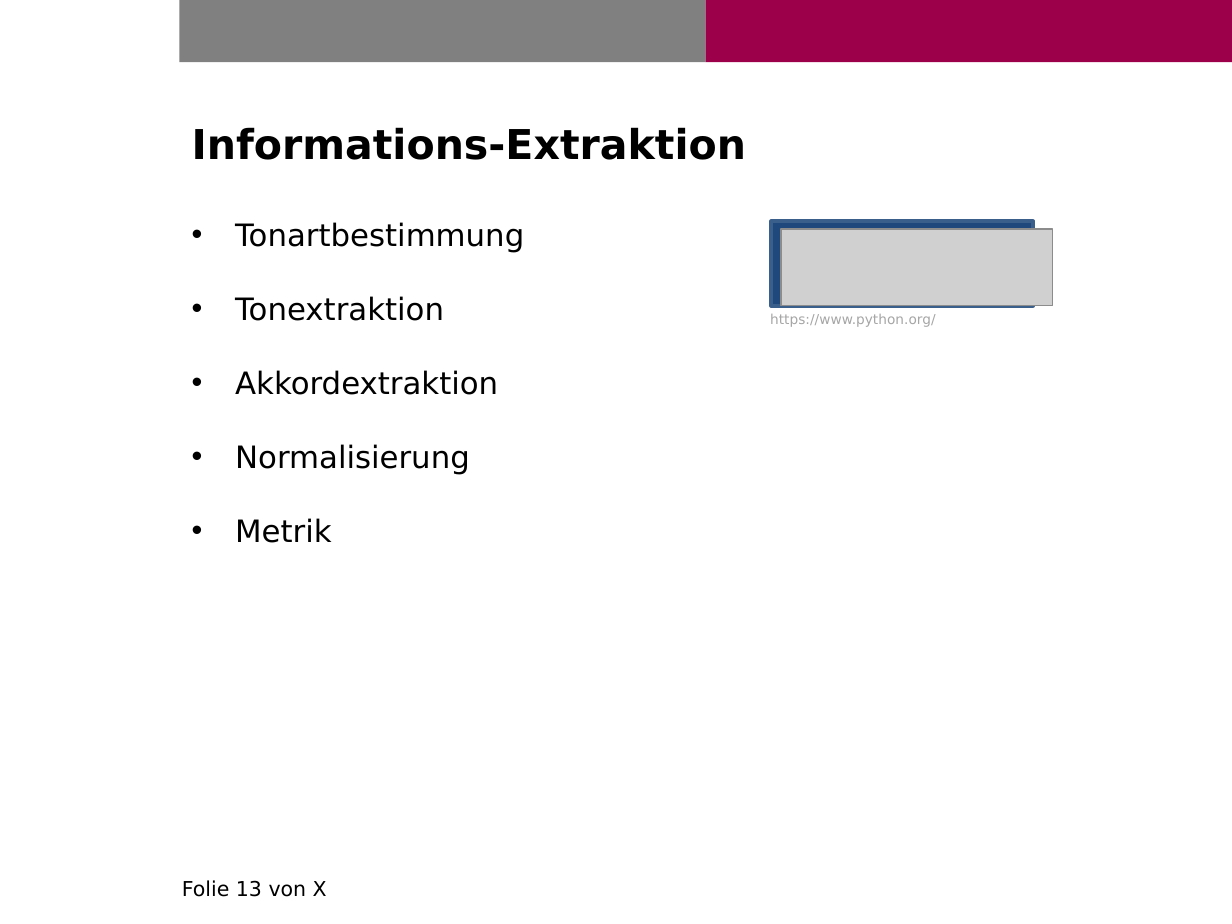
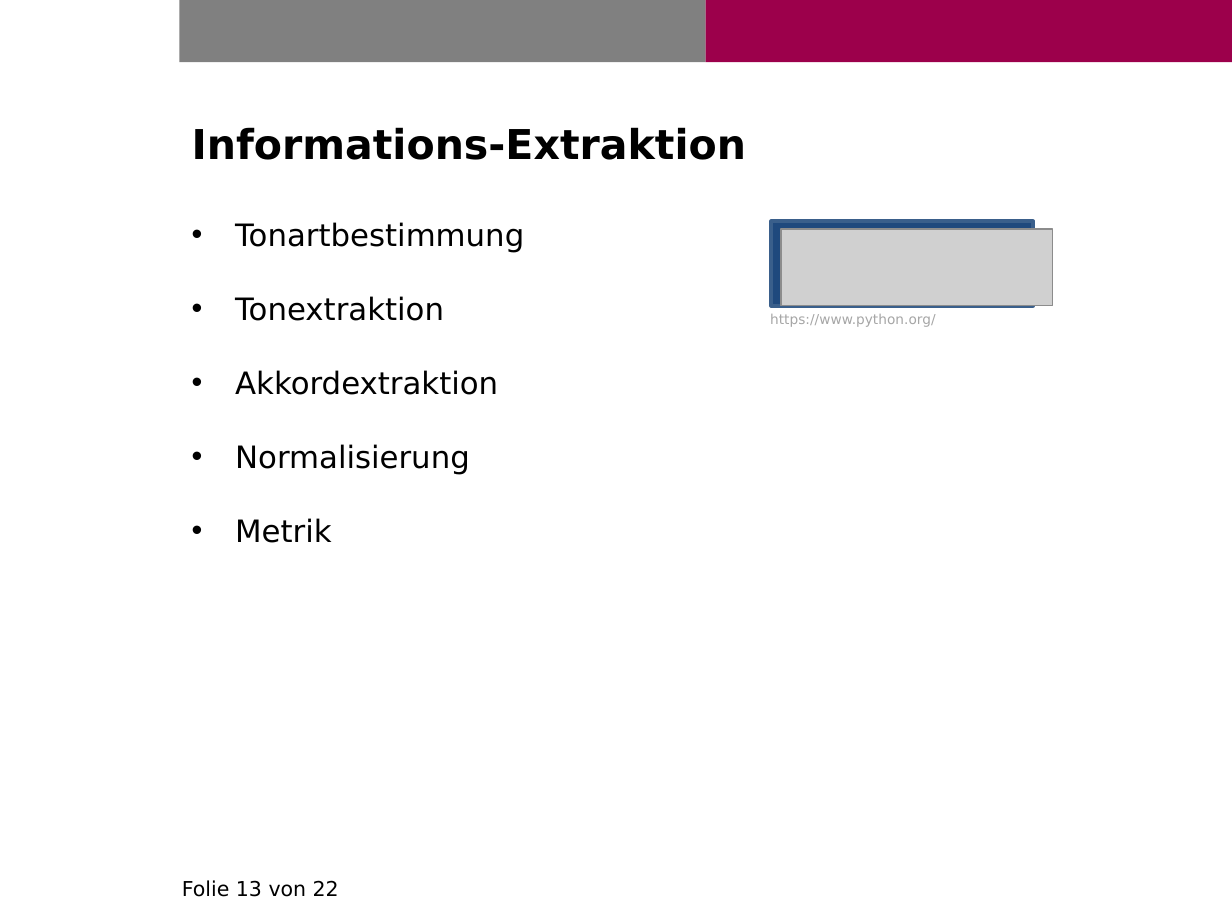
Before and after one commit to fuchsflo90/beatlesAnalysis, a slide deck: slide 13 of Präsentation/fuchs_florian_abschlusspraesentation_ma.pptx. Drawn at 1232x924 pixels with LibreOffice and Linux fonts; fonts in the diff are those of the drawing; grey boxes stand for pictures; background and template pictures are left out. Boxes give left, top, right and bottom in pixels: in the first picture for what was removed or moved away, otherwise in the second. Text is boxed around its words. In the diff, an @@ line names an element or a change of style, - is before the commit and + after.

```diff
--- a/Präsentation/fuchs_florian_abschlusspraesentation_ma.pptx
+++ b/Präsentation/fuchs_florian_abschlusspraesentation_ma.pptx
@@ text at box(182, 880, 339, 897): text changed @@
-Folie 13 von X
+Folie 13 von 22
```
Also in this commit, not shown: 21 other slides changed, 2 other files.
